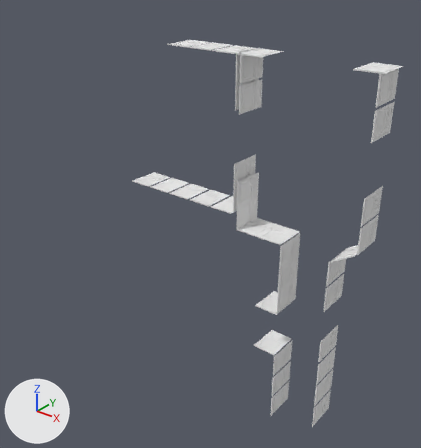
Two versions of the OBJ model Models/New/BossOffice/officePanels1.obj, one commit apart.
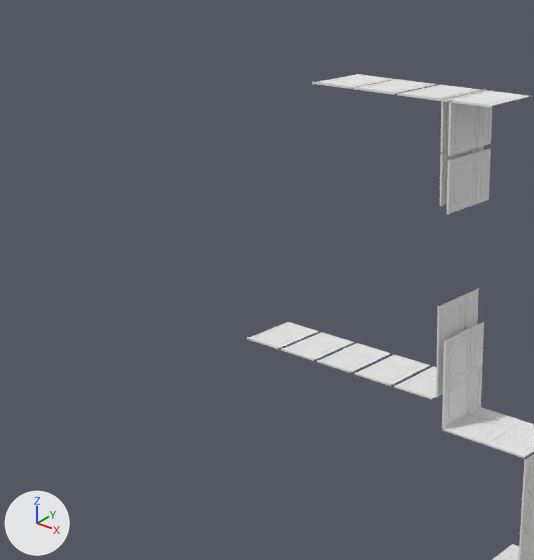
Each version is shown whole from a 50 mm camera at (52.6, -21.6, 36.2) aimed at (35.2, 0.3, 22.7), then close up on the part from 0% to 68% of the width and 0% to 67% of the height. Lighting does not change. The marker at lower left points along +X, +Y and +Z. The first two pictures are the older version. Where no turn or scale is listed for an object, it has been applied to the vertices.

In view in the first close-up: 'officepanel.smd.024'.
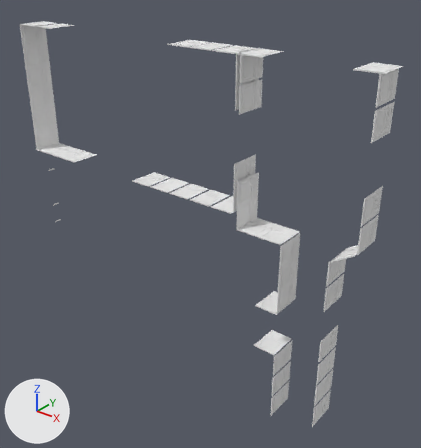
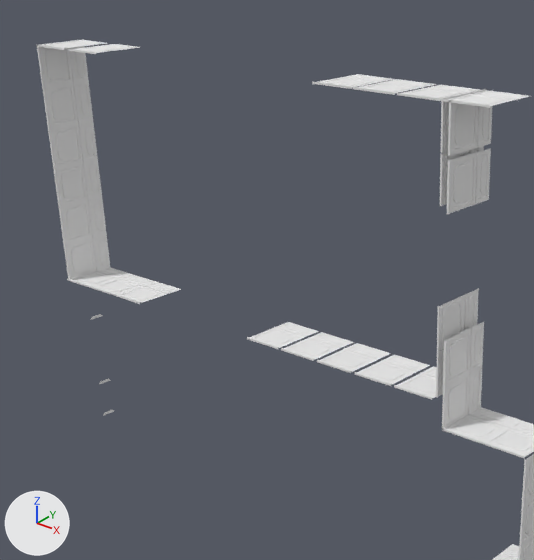
Changed parts and their boxes (x1, y1, x2, y2) in the close-ups (534 x 560 px):
'officepanel.smd.024', reshaped: before (247, 74, 534, 560); after (37, 39, 534, 560)
part 1 of me_officepanel_smd_024, added: after (64, 233, 111, 279)
part 2 of me_officepanel_smd_024, added: after (37, 39, 88, 87)
part 3 of me_officepanel_smd_024, added: after (37, 40, 106, 50)
part 4 of me_officepanel_smd_024, added: after (68, 44, 139, 54)
part 5 of me_officepanel_smd_024, added: after (90, 274, 156, 296)
part 6 of me_officepanel_smd_024, added: after (67, 268, 131, 288)
part 7 of me_officepanel_smd_024, added: after (115, 282, 181, 304)
part 8 of me_officepanel_smd_024, added: after (53, 159, 106, 245)
part 9 of me_officepanel_smd_024, added: after (42, 80, 98, 168)
part 10 of me_officepanel_smd_024, added: after (91, 314, 114, 416)

Edits to the bpy script that builds the scene:
```text
Change me_officepanel_smd_024:
    used by ob_officepanel_smd_024; location = (0.0, 0.0, 0.0)
    verts and faces of me_officepanel_smd_024; kept vertices keep their numbers, new ones are numbered from 3640
    remove me_officepanel_smd_024.from_pydata(...)  # 3640 vertices, 3827 faces; spans x 31.4..44.5, y -1.7..0.0, z 14.0..32.1
    add me_officepanel_smd_024.from_pydata(...)  # 4672 vertices, 4909 faces; spans x 22.5..44.5, y -1.7..0.0, z 14.0..32.1
    me_officepanel_smd_024 part 1: the loose piece of 94 vertices spanning x 31.4..32.6, y -1.7..0.0, z 24.8 is copied, and the copy is turned 90 degrees about the y axis through its middle, then moved by (-8.8, 0.0, 0.6); it spans x 23.2, y -1.7..0.0, z 24.8..26.0
    me_officepanel_smd_024 part 2: the loose piece of 94 vertices spanning x 38.3, y -1.7..0.0, z 30.9..32.1 is copied, and the copy is moved by (-15.1, 0.0, 0.0); it spans x 23.2, y -1.7..0.0, z 30.9..32.1
    me_officepanel_smd_024 part 3: the loose piece of 94 vertices spanning x 34.2..35.4, y -1.7..0.0, z 32.0..32.1 is copied, and the copy is moved by (-11.0, 0.0, 0.0); it spans x 23.2..24.4, y -1.7..0.0, z 32.0..32.1
    me_officepanel_smd_024 part 4: the loose piece of 94 vertices spanning x 34.2..35.4, y -1.7..0.0, z 32.0..32.1 is copied, and the copy is moved by (-9.5, 0.0, 0.0); it spans x 24.7..25.9, y -1.7..0.0, z 32.0..32.1
    me_officepanel_smd_024 part 5: the loose piece of 94 vertices spanning x 31.4..32.6, y -1.7..0.0, z 24.8 is copied, and the copy is moved by (-7.1, 0.0, 0.0); it spans x 24.3..25.5, y -1.7..0.0, z 24.8
    me_officepanel_smd_024 part 6: the loose piece of 94 vertices spanning x 31.4..32.6, y -1.7..0.0, z 24.8 is copied, and the copy is moved by (-8.3, 0.0, 0.0); it spans x 23.1..24.3, y -1.7..0.0, z 24.8
    me_officepanel_smd_024 part 7: the loose piece of 94 vertices spanning x 31.4..32.6, y -1.7..0.0, z 24.8 is copied, and the copy is moved by (-5.9, 0.0, 0.0); it spans x 25.5..26.7, y -1.7..0.0, z 24.8
    me_officepanel_smd_024 part 8: a new loose piece of 179 vertices spanning x 23.2, y -1.7..0.0, z 26.0..28.4, in mat_officepanel (white #e7e7e7)
    me_officepanel_smd_024 part 9: a new loose piece of 179 vertices spanning x 23.2, y -1.7..0.0, z 28.4..30.9, in mat_officepanel (white #e7e7e7)
    me_officepanel_smd_024 part 10
    add verts[3640] = (22.5, -0.5, 19.2)  # pixel (102, 416)
    add verts[3641] = (22.5, -0.5, 20.5)  # pixel (98, 384)
    add verts[3642] = (22.5, -0.5, 22.9)  # pixel (90, 320)
    add verts[3643] = (22.5, -0.5, 25.3)
    add for new, old in zip([*range(3644, 3648)], [*range(3640, 3644)]): verts[new] = verts[old] + (0.0, 0.5, 0.0)
    add for new, old in zip([*range(3648, 3652)], [*range(3644, 3648)]): verts[new] = verts[old] + (0.0, -0.1, 0.1)
    add for new, old in zip([*range(3652, 3656)], [*range(3640, 3644)]): verts[new] = verts[old] + (0.0, 0.1, 0.1)
    add faces += [(3640, 3644, 3648, 3652), (3641, 3645, 3649, 3653), (3642, 3646, 3650, 3654), (3643, 3647, 3651, 3655)]
```
